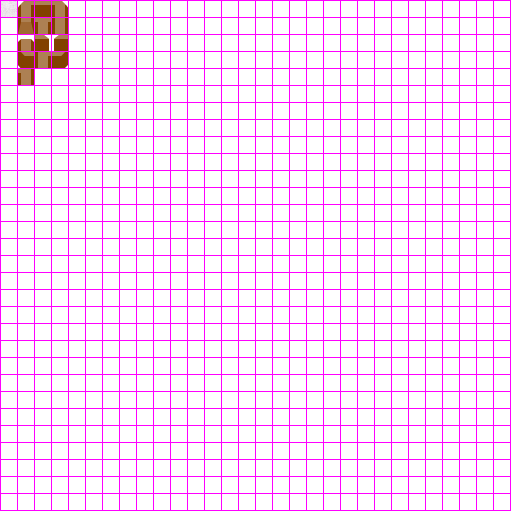
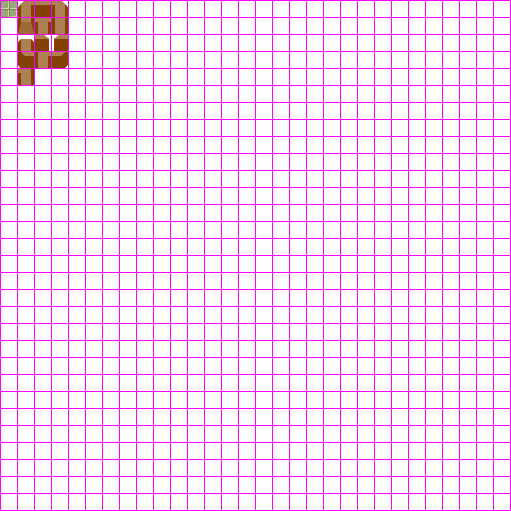
Comparing the layer stacks of the two (511, 511) images. Changes:
moved "BackgroundLayer" above "CollisionLayer" over [1, 1, 17, 17]
painted on "MallTileA" over [1, 1, 17, 17]
